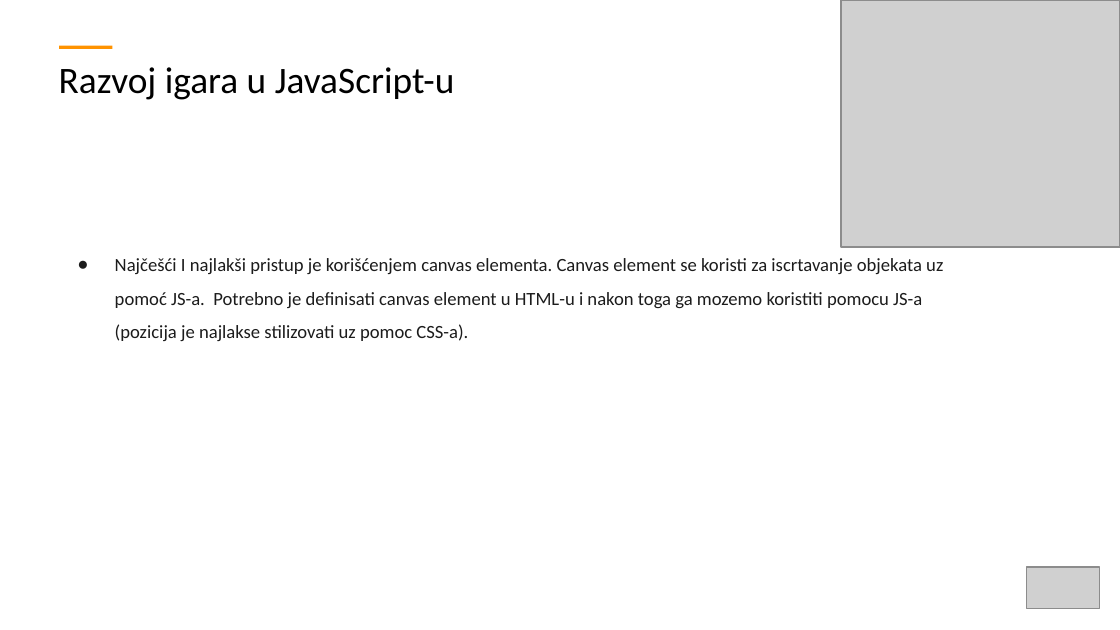
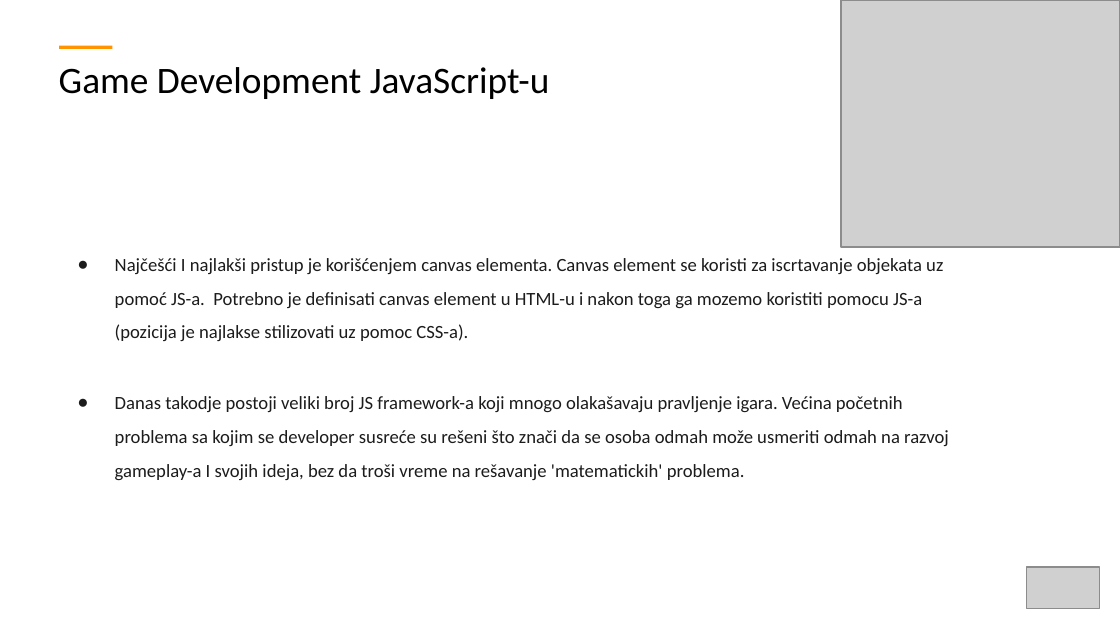
Before and after one commit to ObradovicZ/platformer, a slide deck: slide 4 of TemplateExample - white.pptx. Drawn at 1120x630 pixels with LibreOffice and Linux fonts; fonts in the diff are those of the drawing; grey boxes stand for pictures. Boxes give left, top, right and bottom in pixels: in the first picture for what was removed or moved away, otherwise in the second. Text is boxed around its words. In the diff, an @@ line names an element or a change of style, - is before the commit and + after.

```diff
--- a/TemplateExample - white.pptx
+++ b/TemplateExample - white.pptx
@@ title at [59, 67, 550, 99]: text changed @@
-Razvoj igara u JavaScript-u
+Game Development JavaScript-u
@@ text at [115, 396, 949, 480]: paragraph added @@
+● Danas takodje postoji veliki broj JS framework-a koji mnogo olakašavaju pravljenje igara. Većina početnih problema sa kojim se developer susreće su rešeni što znači da se osoba odmah može usmeriti odmah na razvoj gameplay-a I svojih ideja, bez da troši vreme na rešavanje 'matematickih' problema.
```
Also in this commit, not shown: 1 other slide changed, 5 slides added, 2 slides removed.
